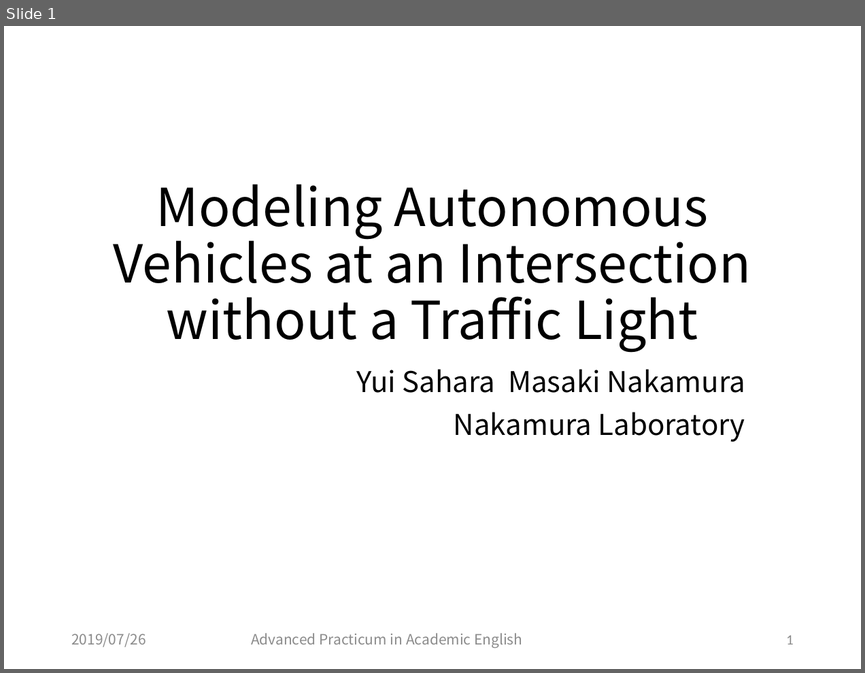
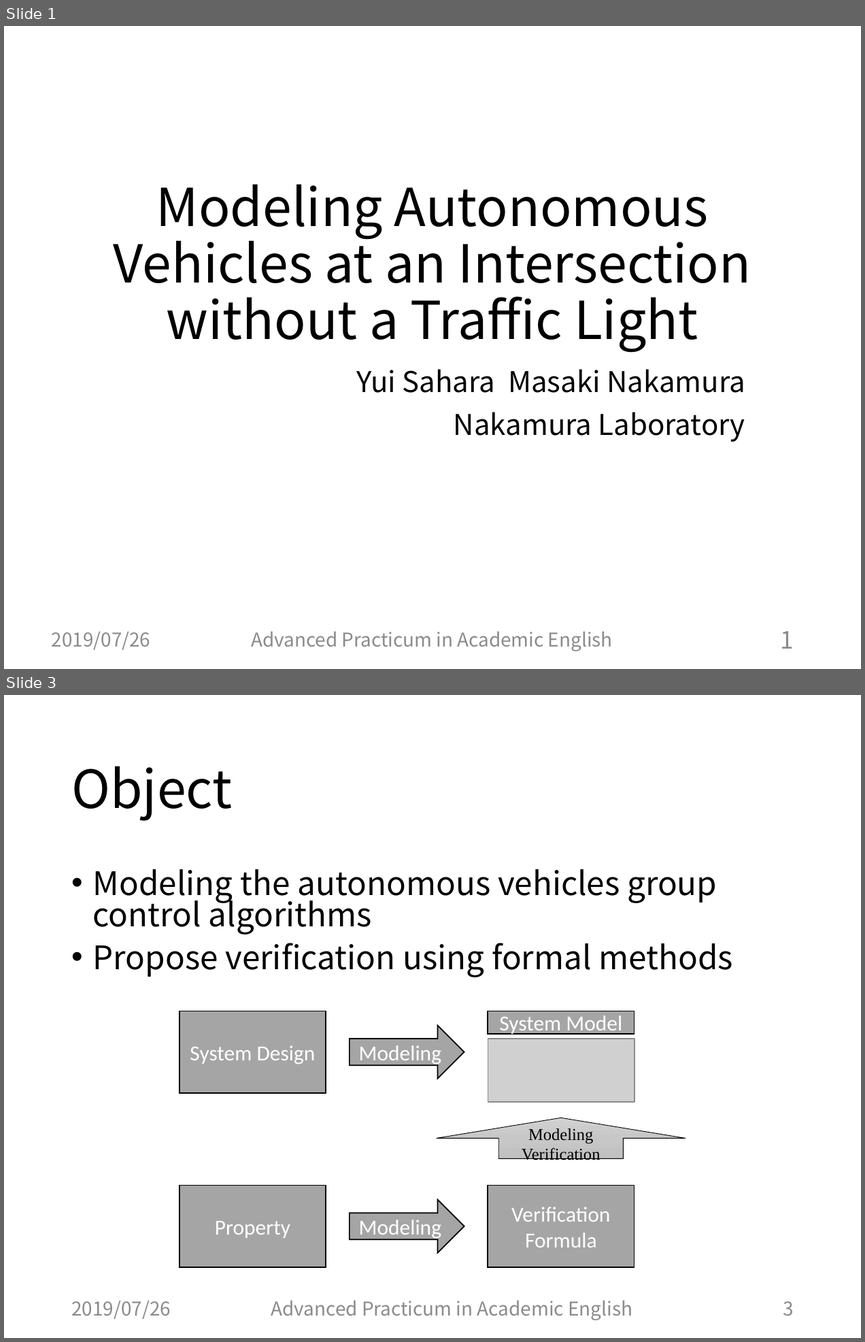
Before and after one commit to Sahara62/master2019, a slide deck: English/presenSlide.pptx. Shown one above the other, each under a label of ours: slide 1 before the commit, slides 1 and 3 after it; the slides between them are not shown. The pictures are 865x673 and 865x1342 pixels, drawn with LibreOffice and Linux fonts; fonts in the diff are those of the drawing; grey boxes stand for pictures. Boxes give left, top, right and bottom in pixels: in the first picture for what was removed or moved away, otherwise in the second. Text is boxed around its words. In the diff, an @@ line names an element or a change of style, - is before the commit and + after.

```diff
--- a/English/presenSlide.pptx
+++ b/English/presenSlide.pptx
@@ slide 3 added at (4, 695, 861, 1338), background #FFFFFF @@
@@ title added at (71, 766, 232, 821), 44 pt, text #000000 @@
+Object
@@ text added at (93, 869, 734, 977), 27.2 pt, text #000000 @@
+• Modeling the autonomous vehicles group control algorithms
+• Propose verification using formal methods
@@ group added at (179, 1011, 686, 1266): 4 rectangles, 2 right arrows, 1 up arrow, 1 picture @@
+System Design
+System Model
+Property
+Verification Formula
+Modeling
+Modeling
+Modeling Verification
@@ text added at (71, 1300, 171, 1319), 16 pt, text #8C8C8C @@
+2019/07/26
@@ text added at (271, 1300, 632, 1320), 16 pt, text #8C8C8C @@
+Advanced Practicum in Academic English
@@ page number added at (783, 1301, 793, 1315), 16 pt, text #8C8C8C @@
+3
@@ slide 1 changed as well @@
@@ text "2019/07/26": place and size @@
-text "2019/07/26" at (71, 633, 146, 647)
+text "2019/07/26" at (52, 631, 151, 650)
@@ text "2019/07/26" at (52, 631, 151, 650): size 12 to 16 pt @@
@@ text "Advanced Practicum in Academic English" at (251, 631, 613, 651): size 12 to 16 pt @@
@@ page number: place and size @@
-page number at (786, 635, 793, 644)
+page number at (780, 631, 793, 648)
@@ page number at (780, 631, 793, 648): size 12 to 20 pt, font Calibri to Noto Sans CJK JP @@
```
Also in this commit, not shown: 1 other slide changed, 9 other slides added.
